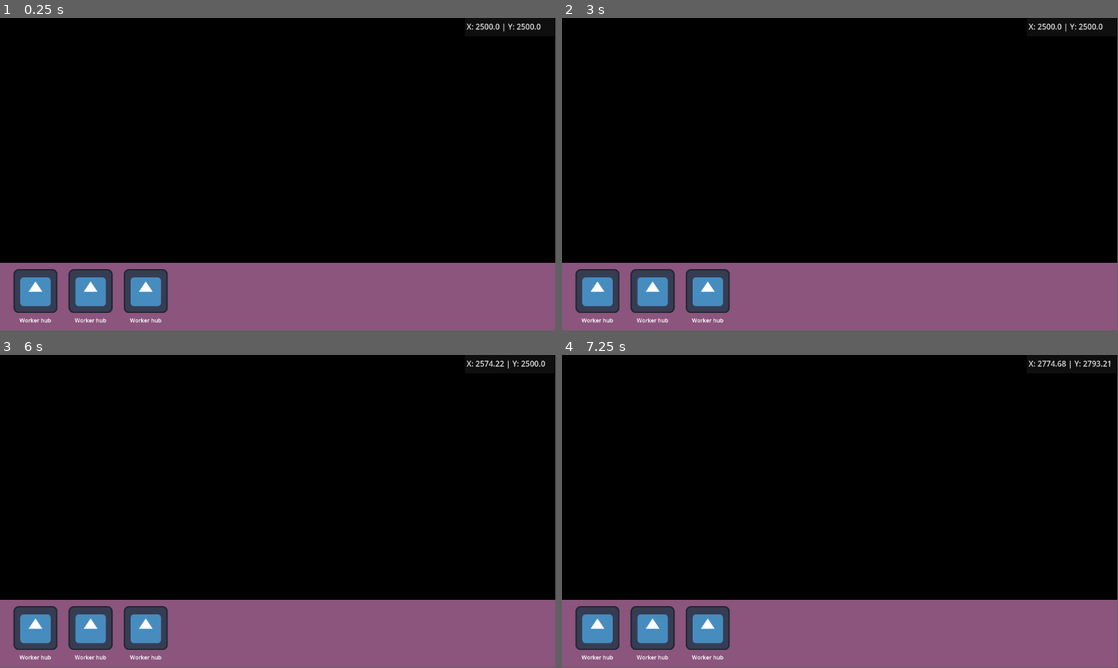
Above: before the commit, frames 1-4 (two rows, left to right).
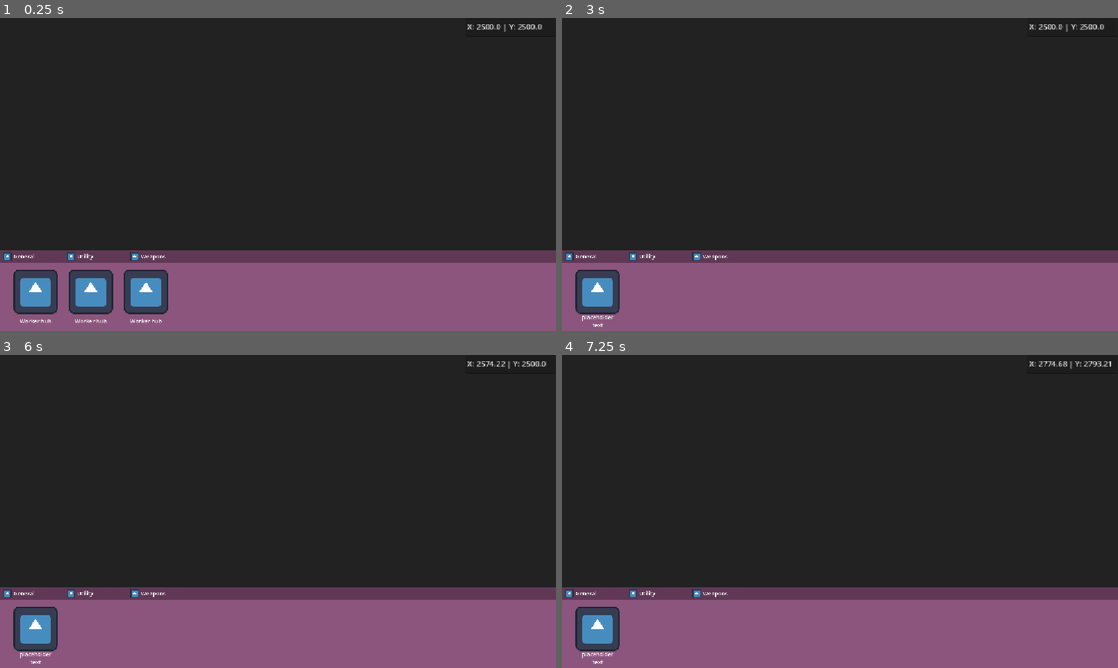
Above: after the commit, the same moments.

Repository: cursed144/Solar-Siege
Game: Godot game, scene res://Planet-Section/Scenes/planet_template.tscn
The game is run twice, just before and just after one commit, with the same random seed, the same clock (stepped at 60 frames per second) and the same inputs. The engine's default icon, where the game draws it, is replaced by a stand-in: a white triangle on a blue panel in a dark square.
Inputs (mouse positions are in pixels of both pictures, inside the frame that each line leads up to):
- Up to frame 1 (0.25 s): no input
- Up to frame 2 (3 s): click "Worker hub" at 0.5 s; click (595, 255) at 1.25 s, where only the run after the commit has a clickable "General"; click "Worker hub" at 2 s; click (656, 255) at 2.75 s, where only the run after the commit has a clickable "Utility"
- Up to frame 3 (6 s): click (144, 627) at 3.5 s, where only the run before the commit has a clickable "Worker hub"; click (155, 592) at 4.25 s, where only the run after the commit has a clickable "Weapons"; click "Worker hub" (after the commit: "placeholder text") at 5 s; tap Enter at 5.75 s; move the mouse to (278, 633) at 5.77 s; hold D (right) from 5.78 s (still down); hold E (e) from 5.78 s (still down)
- Up to frame 4 (7.25 s): tap Q (q) at 6.05, 6.6 s; move the mouse to (728, 527) at 6.52 s; release D (right) at 6.53 s; release E (e) at 6.53 s; hold S (down) from 6.53 s (still down); tap E (e) at 6.8 s
In our replay, the window is 799x449 before the commit and 800x450 after it. These sizes can differ from the game's own. Grey fills any space a smaller window leaves; there, only what the larger window draws over its background counts as a difference.

The runs differ from the first frame. In frame 1, 78% of the frame differs, in the area x 0-100%, y 0-98%; in frame 2, 80%; in frame 3, 80%; in frame 4, 80%, in the area x 0-100%, y 0-99%.
Error after the commit: Invalid assignment of property or key 'texture' with value of type 'CompressedTexture2D' on a base object of type 'null instance'. (res://Planet-Section/Script…

Commit message:
Add building tab UI and logic to building menu
Introduces a new BuildingTab scene, script for tabbed navigation in the building menu.  and modifies building_menu.gd to handle tab selection and building visibility.

Diff:
--- a/Game/Planet-Section/Scenes/building_icon.tscn
+++ b/Game/Planet-Section/Scenes/building_icon.tscn
@@ -11,7 +11,6 @@
 offset_bottom = -520.0
 grow_horizontal = 2
 grow_vertical = 2
-scale = Vector2(0.655, 0.655)
 texture_normal = ExtResource("2_yvxru")
 script = ExtResource("1_sj01r")
 
--- /dev/null
+++ b/Game/Planet-Section/Scenes/building_tab.tscn
@@ -0,0 +1,35 @@
+[gd_scene load_steps=4 format=3 uid="uid://cga8pk03f5cfc"]
+
+[ext_resource type="Texture2D" uid="uid://deixmur2ebu3f" path="res://icon.svg" id="1_1w3b7"]
+[ext_resource type="Texture2D" uid="uid://dbtp4ukh22d43" path="res://Planet-Section/Textures/building_tab.png" id="1_nimr3"]
+[ext_resource type="Script" uid="uid://bfpnq5trp8l8v" path="res://Planet-Section/Scripts/building_tab.gd" id="2_nimr3"]
+
+[node name="BuildingTab" type="TextureButton"]
+offset_right = 128.0
+offset_bottom = 25.0
+texture_normal = ExtResource("1_nimr3")
+script = ExtResource("2_nimr3")
+
+[node name="Title" type="RichTextLabel" parent="."]
+layout_mode = 0
+offset_left = 28.000002
+offset_top = 3.9999995
+offset_right = 243.0
+offset_bottom = 46.0
+scale = Vector2(0.385, 0.385)
+mouse_filter = 2
+theme_override_font_sizes/normal_font_size = 30
+text = "Lorum Ipsom"
+fit_content = true
+vertical_alignment = 1
+
+[node name="TextureRect" type="TextureRect" parent="."]
+layout_mode = 0
+offset_left = 6.0
+offset_top = 3.0
+offset_right = 24.0
+offset_bottom = 22.714285
+texture = ExtResource("1_1w3b7")
+expand_mode = 1
+
+[connection signal="pressed" from="." to="." method="_on_pressed"]
--- a/Game/Planet-Section/Scenes/planet_template.tscn
+++ b/Game/Planet-Section/Scenes/planet_template.tscn
@@ -1,11 +1,13 @@
-[gd_scene load_steps=9 format=3 uid="uid://d4ha36564l20p"]
+[gd_scene load_steps=11 format=3 uid="uid://d4ha36564l20p"]
 
 [ext_resource type="Script" uid="uid://c5wbnqrgl4aor" path="res://Planet-Section/Scripts/planet.gd" id="1_r0ntb"]
 [ext_resource type="Script" uid="uid://d13xkb3oocukv" path="res://Planet-Section/Scripts/player_cam.gd" id="2_becdf"]
 [ext_resource type="Script" uid="uid://lbjy23qvrrm8" path="res://Planet-Section/Scripts/pos_nums.gd" id="3_j25nj"]
 [ext_resource type="Script" uid="uid://viu0lkuoi5hj" path="res://Planet-Section/Scripts/building_menu.gd" id="4_3w1ld"]
+[ext_resource type="PackedScene" uid="uid://cga8pk03f5cfc" path="res://Planet-Section/Scenes/building_tab.tscn" id="5_0essa"]
 [ext_resource type="PackedScene" uid="uid://dx0pwai5nk0di" path="res://Planet-Section/Scenes/building_icon.tscn" id="5_xqwqb"]
 [ext_resource type="Resource" uid="uid://ovbfsshvr576" path="res://Planet-Section/Resources/Buildings/worker_hub.tres" id="6_0pncr"]
+[ext_resource type="Texture2D" uid="uid://deixmur2ebu3f" path="res://icon.svg" id="7_5gyni"]
 
 [sub_resource type="BoxMesh" id="BoxMesh_becdf"]
 
@@ -24,7 +26,7 @@
 script = ExtResource("2_becdf")
 
 [node name="PlayingField" type="MeshInstance2D" parent="."]
-self_modulate = Color(0, 0, 0, 1)
+self_modulate = Color(0.13319641, 0.13319641, 0.13319638, 1)
 position = Vector2(5, 5)
 scale = Vector2(10, 10)
 mesh = SubResource("BoxMesh_becdf")
@@ -52,11 +54,39 @@
 offset_bottom = 648.0
 script = ExtResource("4_3w1ld")
 
+[node name="TempCover" type="ColorRect" parent="UI/BuildingMenu"]
+z_index = -1
+layout_mode = 0
+offset_top = -20.0
+offset_right = 1152.0
+offset_bottom = 120.0
+color = Color(0.5435746, 0.3356829, 0.49027884, 1)
+
+[node name="TempCover2" type="ColorRect" parent="UI/BuildingMenu"]
+z_index = -1
+layout_mode = 0
+offset_top = -47.0
+offset_right = 1152.0
+offset_bottom = -20.0
+color = Color(0.37704897, 0.2200371, 0.3361215, 1)
+
 [node name="Tabs" type="HBoxContainer" parent="UI/BuildingMenu"]
 layout_mode = 0
-offset_top = -48.0
+offset_top = -47.0
 offset_right = 1152.0
 offset_bottom = -20.0
+
+[node name="General" parent="UI/BuildingMenu/Tabs" instance=ExtResource("5_0essa")]
+layout_mode = 2
+icon = ExtResource("7_5gyni")
+
+[node name="Utility" parent="UI/BuildingMenu/Tabs" instance=ExtResource("5_0essa")]
+layout_mode = 2
+icon = ExtResource("7_5gyni")
+
+[node name="Weapons" parent="UI/BuildingMenu/Tabs" instance=ExtResource("5_0essa")]
+layout_mode = 2
+icon = ExtResource("7_5gyni")
 
 [node name="Buildings" type="ScrollContainer" parent="UI/BuildingMenu"]
 layout_mode = 0
@@ -133,17 +163,12 @@
 text = "Description: Lorum Ipsom Lorum Ipsom Lorum Ipsom Lorum Ipsom Lorum Ipsom Lorum Ipsom Lorum Ipsom Lorum Ipsom Lorum Ipsom Lorum Ipsom Lorum Ipsom Lorum Ipsom Lorum Ipsom Lorum Ipsom"
 scroll_active = false
 
-[node name="TempCover" type="ColorRect" parent="UI/BuildingMenu"]
-z_index = -1
-layout_mode = 0
-offset_top = -20.0
-offset_right = 1152.0
-offset_bottom = 120.0
-color = Color(0.5435746, 0.3356829, 0.49027884, 1)
-
 [node name="ScrollingArea" type="Area2D" parent="UI/BuildingMenu"]
+collision_mask = 0
+metadata/_edit_group_ = true
 
 [node name="CollisionShape2D" type="CollisionShape2D" parent="UI/BuildingMenu/ScrollingArea"]
+visible = false
 position = Vector2(576, 50)
 shape = SubResource("RectangleShape2D_0pncr")
 
--- a/Game/Planet-Section/Scripts/building_menu.gd
+++ b/Game/Planet-Section/Scripts/building_menu.gd
@@ -8,6 +8,8 @@
 		for building in section.get_children():
 			building.open_confirmation_menu.connect(open_confirmation_menu)
 
+	for tab: TextureButton in $Tabs.get_children():
+		tab.tab_pressed.connect(_on_tab_pressed)
 
 
 func _input(event: InputEvent) -> void:
@@ -34,3 +36,13 @@
 
 func _on_scrolling_area_mouse_exited() -> void:
 	is_mouse_in_area = false
+
+
+func _on_tab_pressed(target_name: String) -> void:
+	$Buildings.scroll_horizontal = 0
+
+	for buildings in $Buildings.get_children():
+		if buildings.name == target_name:
+			buildings.show()
+		else:
+			buildings.hide()
--- /dev/null
+++ b/Game/Planet-Section/Scripts/building_tab.gd
@@ -0,0 +1,13 @@
+extends TextureButton
+
+@export var icon: Texture2D
+signal tab_pressed(node_name: String)
+
+
+func _ready() -> void:
+	$Title.text = name
+	$TextureRect.texture = icon
+
+
+func _on_pressed() -> void:
+	tab_pressed.emit(name)
--- a/Game/project.godot
+++ b/Game/project.godot
@@ -14,6 +14,10 @@
 run/main_scene="uid://d4ha36564l20p"
 config/features=PackedStringArray("4.5", "Forward Plus")
 config/icon="res://icon.svg"
+
+[display]
+
+window/stretch/mode="canvas_items"
 
 [input]
 
Not shown, added: Game/Planet-Section/Scripts/building_tab.gd.uid
Binary file added: Game/Planet-Section/Textures/building_tab.png
Not shown, added: Game/Planet-Section/Textures/building_tab.png.import
